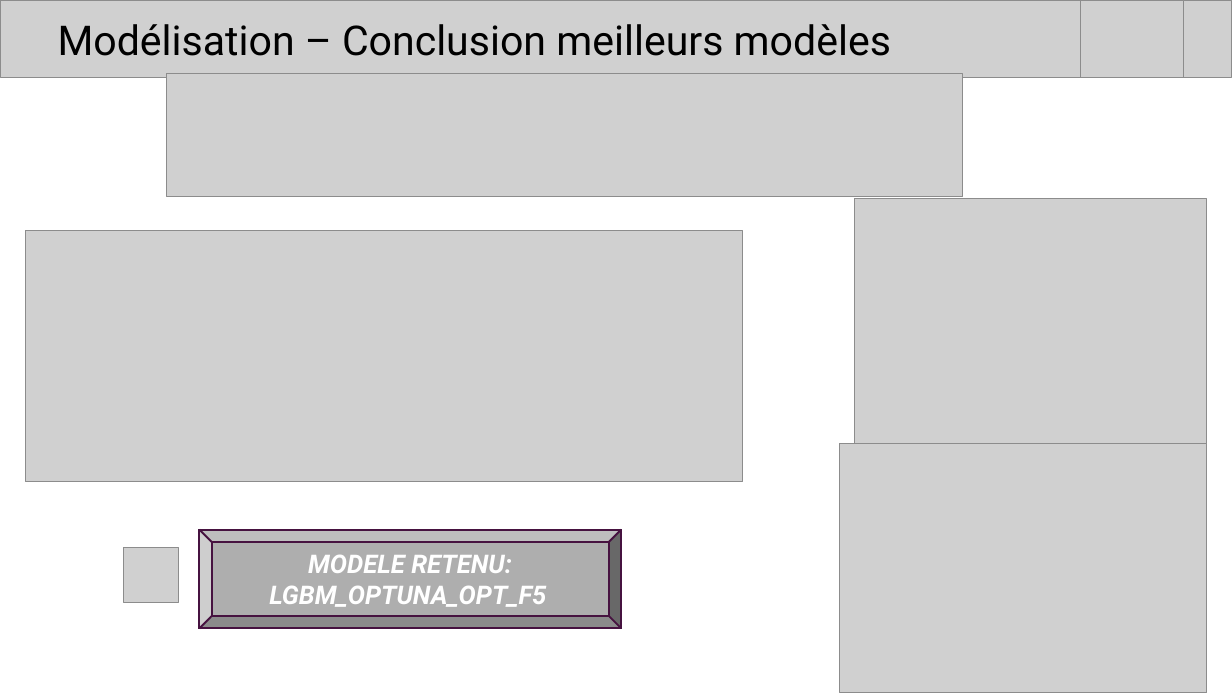
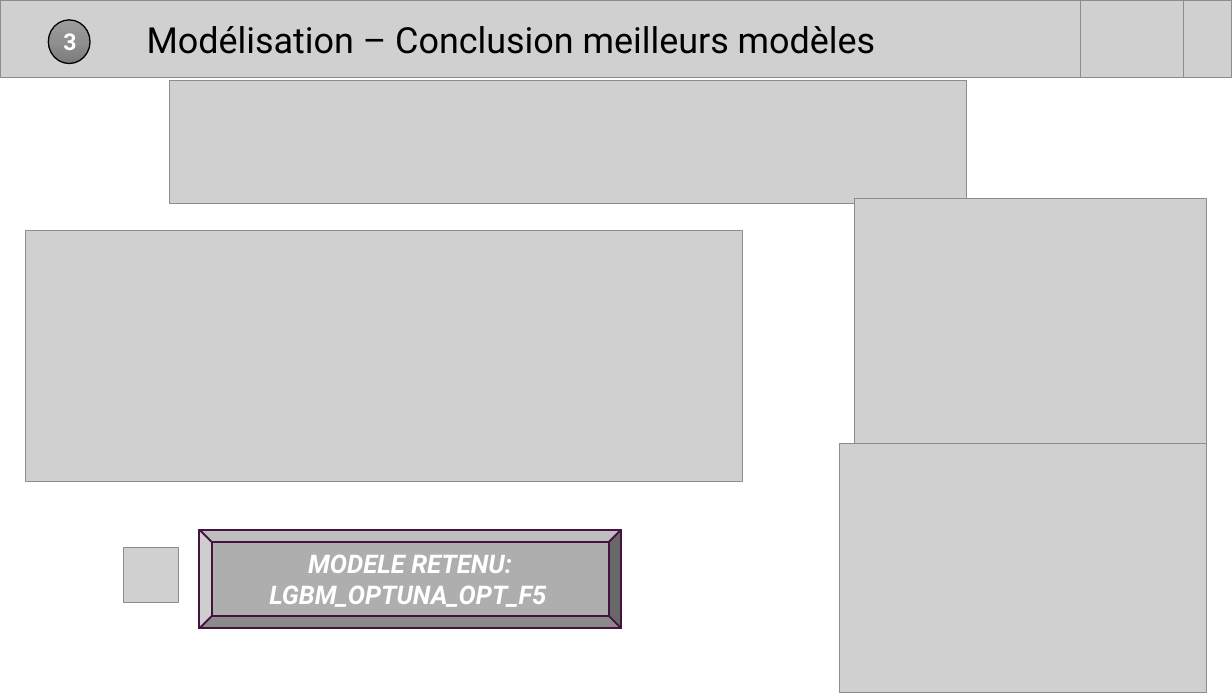
Before and after one commit to YannickQuerin/credit_score_app_API, a slide deck: slide 17 of P7_Modelisation_risque_defaut_credit/Présentation_Modelisation_risque_defaut_credit.pptx. Drawn at 1232x693 pixels with LibreOffice and Linux fonts; fonts in the diff are those of the drawing; grey boxes stand for pictures. Boxes give left, top, right and bottom in pixels: in the first picture for what was removed or moved away, otherwise in the second. Text is boxed around its words. In the diff, an @@ line names an element or a change of style, - is before the commit and + after.

```diff
--- a/P7_Modelisation_risque_defaut_credit/Présentation_Modelisation_risque_defaut_credit.pptx
+++ b/P7_Modelisation_risque_defaut_credit/Présentation_Modelisation_risque_defaut_credit.pptx
@@ title "Modélisation – Conclusion meilleurs modèles" at [147,26,876,54]: size 32 to 28 pt @@
@@ ellipse added at [48,20,90,64], fill gradient #9D9D9D to #909090 to #7C7C7C, outline #000000 1 pt, 18 pt, text #FFFFFF, bold @@
+3
@@ picture: place and size @@
-picture at [166,74,963,197]
+picture at [169,80,966,203]
```
Also in this commit, not shown: 23 other slides changed, 3 slides added, 1 slide removed.
